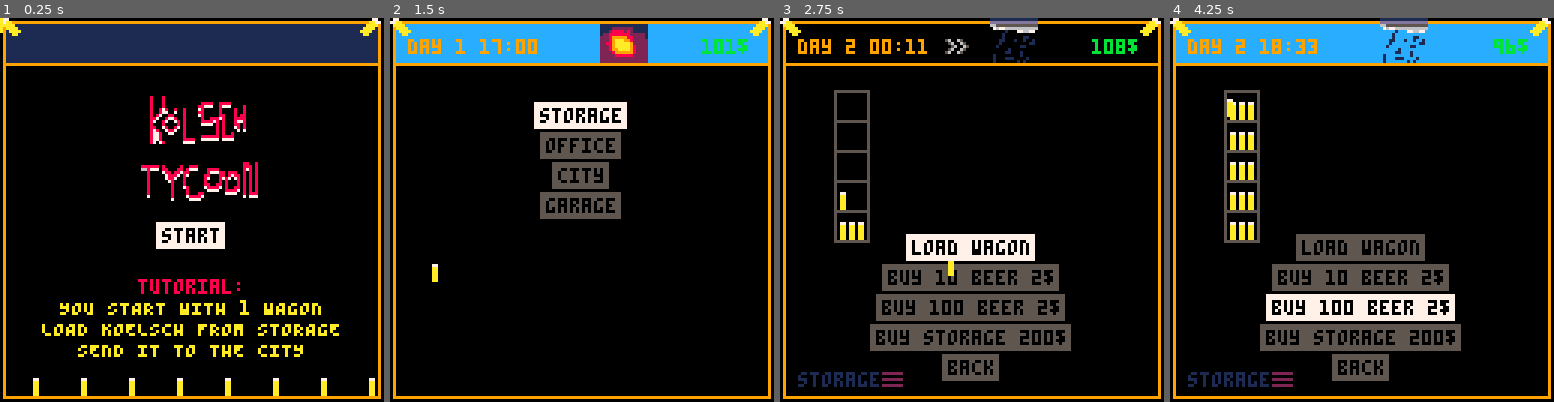
Above: before the commit, frames 1-4 (left to right).
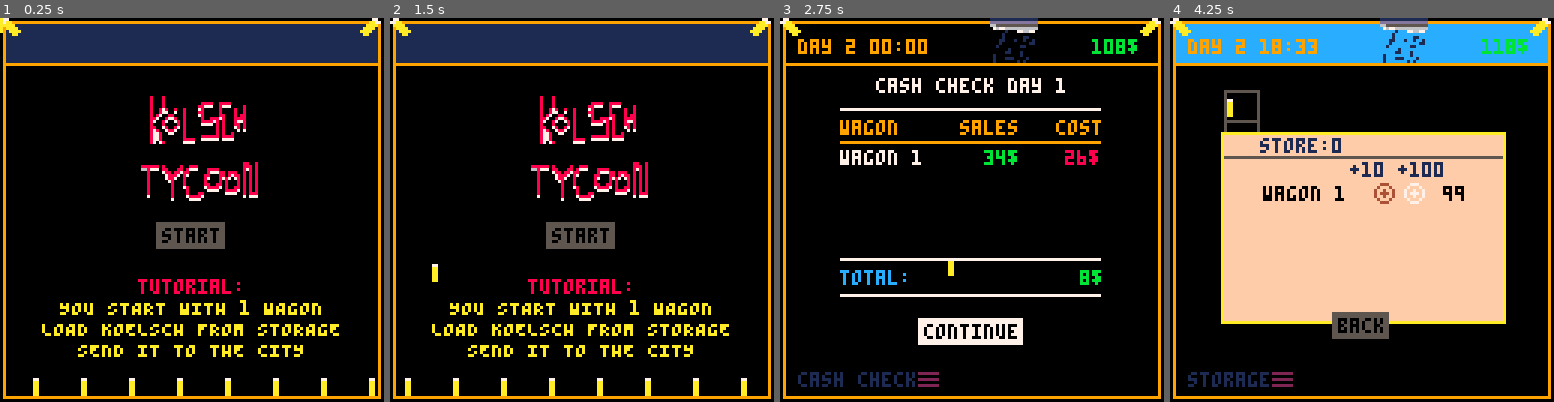
Above: after the commit, the same moments.

Repository: Oppodelldog/koelschkarren
Game: PICO-8 cartridge game.p8
Two runs of this game, one before a commit and one after it. Both use one fixed random seed, a clock stepped at 60 frames per second and the inputs below.
Inputs (mouse positions are in pixels of both pictures, inside the frame that each line leads up to):
- Up to frame 1 (0.25 s): no input
- Up to frame 2 (1.5 s): tap X (X key) at 0.33, 1.07 s; click (670, 121) at 0.67 s; tap O (Z key) at 0.7 s; click (436, 267) at 1.22 s
- Up to frame 3 (2.75 s): hold Right 1.6-2.1 s; tap O (Z key) at 1.7, 2.1, 2.5 s; click (887, 114) at 1.77 s; tap X (X key) at 1.85 s; hold Up 2.15-2.42 s; click (952, 259) at 2.32 s; hold Right from 2.47 s (still down)
- Up to frame 4 (4.25 s): click (1404, 106) at 2.87 s; tap O (Z key) every 0.4 s from 2.9 to 4.1 s; tap X (X key) at 2.97, 4.08 s; release Right at 3.03 s; hold Left 3.08-3.58 s; click (1465, 256) at 3.42 s; hold Down 3.63-3.97 s; click (1231, 102) at 3.97 s; hold Right from 4.02 s (still down)

The runs differ from the first frame. In frame 1, 1.0% of the frame differs, in the area x 40-59%, y 53-61%; in frame 2, 19%; in frame 3, 17%; in frame 4, 40%, in the area x 13-90%, y 5-95%.

Commit message:
cap demand, add sounds

Diff:
--- a/game.p8
+++ b/game.p8
@@ -606,7 +606,7 @@
 i=function()
 gmenu.v=0
 menu={
-	y=60,	v=1,	s=1,	c=false,
+	y=60,	v=1,	s=0,	c=false,
 	i={
 		{t="start"},
 	},
@@ -618,6 +618,7 @@
 	 end
 	end
 }
+	snd_title_music()
 end,
 d=function()
 	draw_base()
@@ -1159,6 +1160,7 @@
 		stop()
 	end
 }
+	snd_title_music()
 end,
 d=function()
 	draw_base()
@@ -1186,6 +1187,7 @@
 		stop()
 	end
 }
+	snd_tusch()
 end,
 d=function()
 	draw_base()
@@ -1495,7 +1497,7 @@
 		end
 	end,
 	demand=function(p)
-		return	100+-p*10
+		return	mid(0,100,100-p*10)
 	end,
 	new_beer_price=function()
 		data.storage.p=flr(rnd(8)) + 1
@@ -1651,6 +1653,12 @@
 end
 function snd_change_price()
 	sfx(6)
+end
+function snd_title_music()
+	sfx(20)
+end
+function snd_tusch()
+	sfx(21)
 end
 -->8
 sim={
